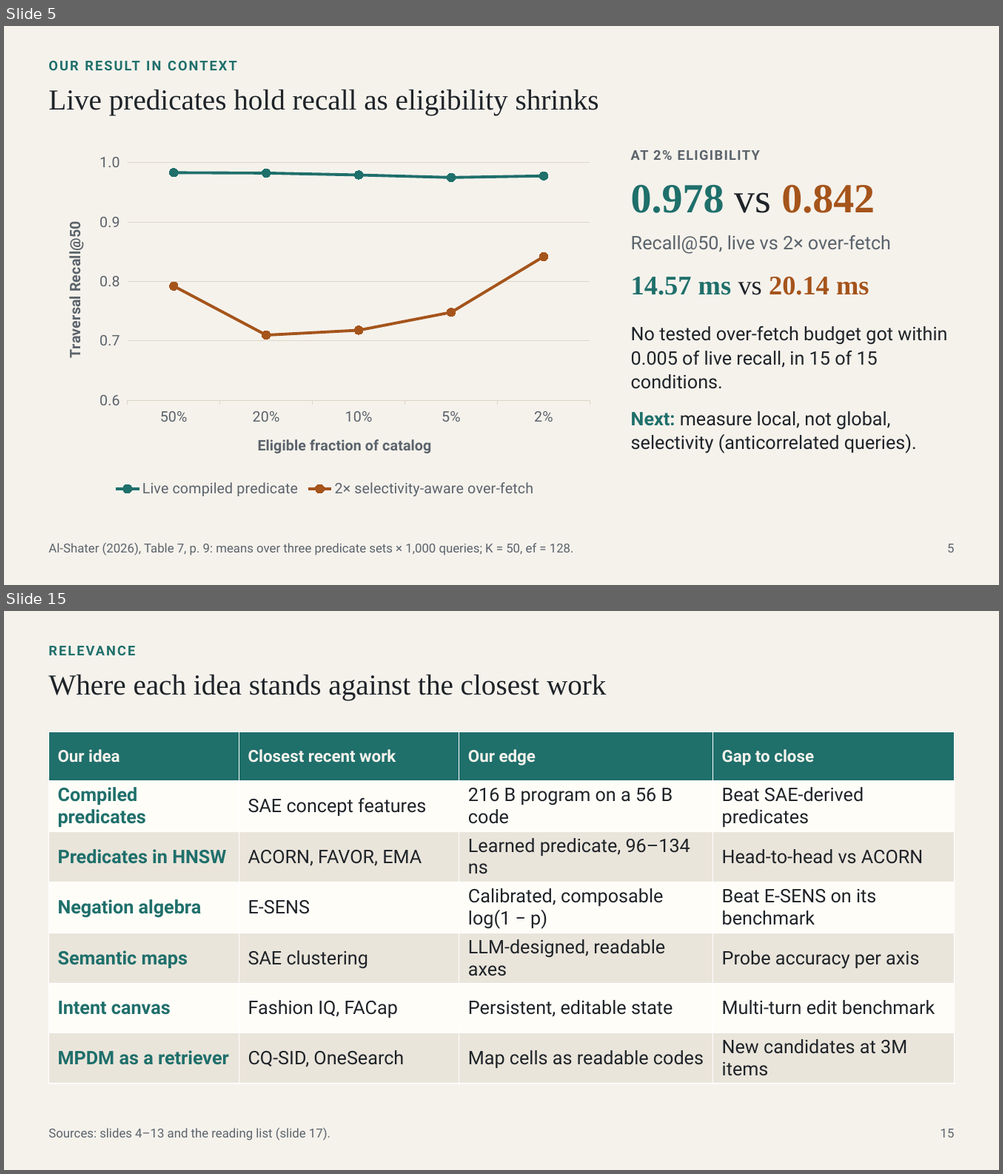
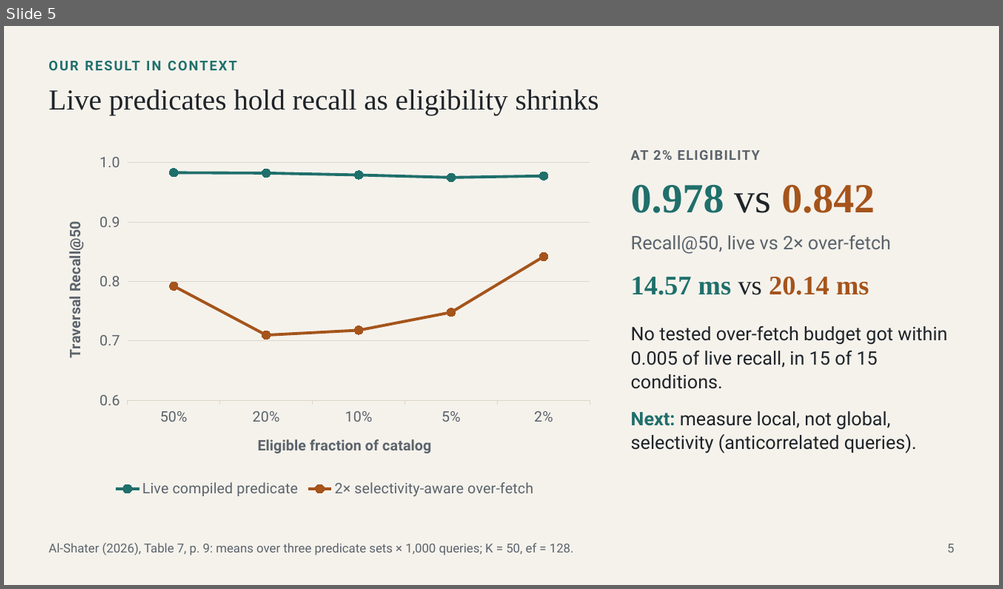
Before and after one commit to hanialshater/ras, a slide deck: deck/fashion_search_landscape.pptx. Shown one above the other, each under a label of ours: slides 5 and 15 before the commit, slide 5 after it; the slides between them are not shown. The pictures are 1003x1174 and 1003x589 pixels, drawn with LibreOffice and Linux fonts; fonts in the diff are those of the drawing. Boxes give left, top, right and bottom in pixels: in the first picture for what was removed or moved away, otherwise in the second. Text is boxed around its words. In the diff, an @@ line names an element or a change of style, - is before the commit and + after.

```diff
--- a/deck/fashion_search_landscape.pptx
+++ b/deck/fashion_search_landscape.pptx
@@ slide 15 removed at [4, 611, 999, 1170], background #F5F2EC @@
@@ text removed at [48, 642, 954, 665] @@
-RELEVANCE
@@ text removed at [48, 674, 606, 701] @@
-Where each idea stands against the closest work
@@ table removed at [48, 732, 954, 1079], 7 rows, 4 columns @@
-Our idea | Closest recent work | Our edge | Gap to close
-Compiled predicates | SAE concept features | 216 B program on a 56 B code | Beat SAE-derived predicates
-Predicates in HNSW | ACORN, FAVOR, EMA | Learned predicate, 96–134 ns | Head-to-head vs ACORN
-Negation algebra | E-SENS | Calibrated, composable log(1 − p) | Beat E-SENS on its benchmark
-Semantic maps | SAE clustering | LLM-designed, readable axes | Probe accuracy per axis
-Intent canvas | Fashion IQ, FACap | Persistent, editable state | Multi-turn edit benchmark
-MPDM as a retriever | CQ-SID, OneSearch | Map cells as readable codes | New candidates at 3M items
@@ text removed at [48, 1128, 330, 1141] @@
-Sources: slides 4–13 and the reading list (slide 17).
@@ text removed at [940, 1129, 954, 1138] @@
-15
```
Also in this commit, not shown: 6 slides changed, 81 slides added, 6 other slides removed, 26 other files.
